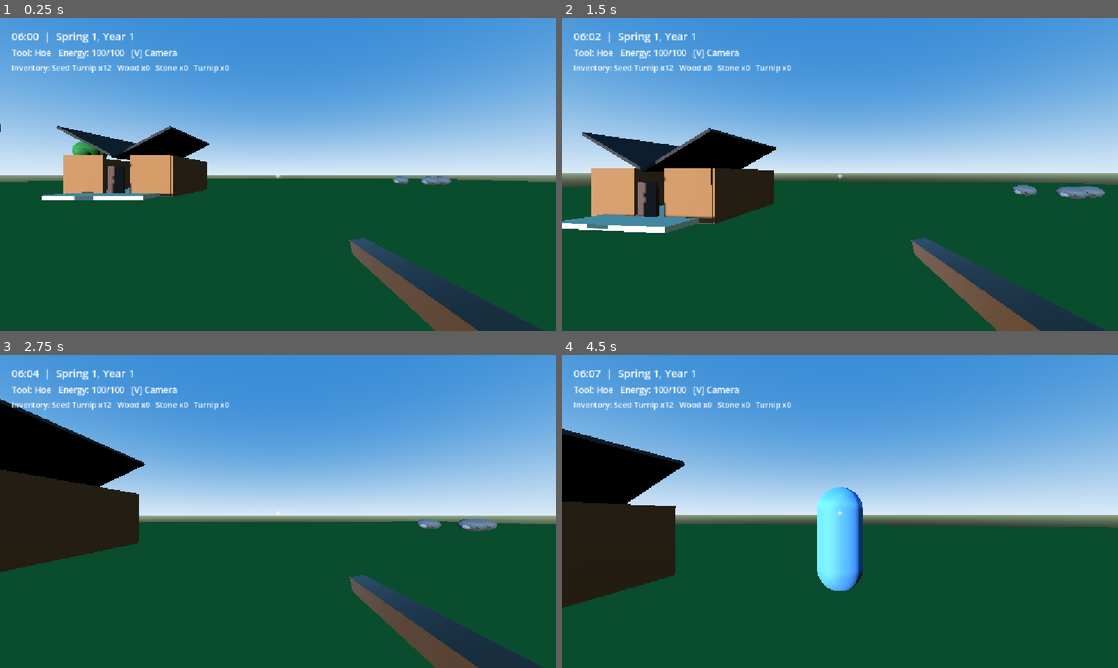
Above: before the commit, frames 1-4 (two rows, left to right).
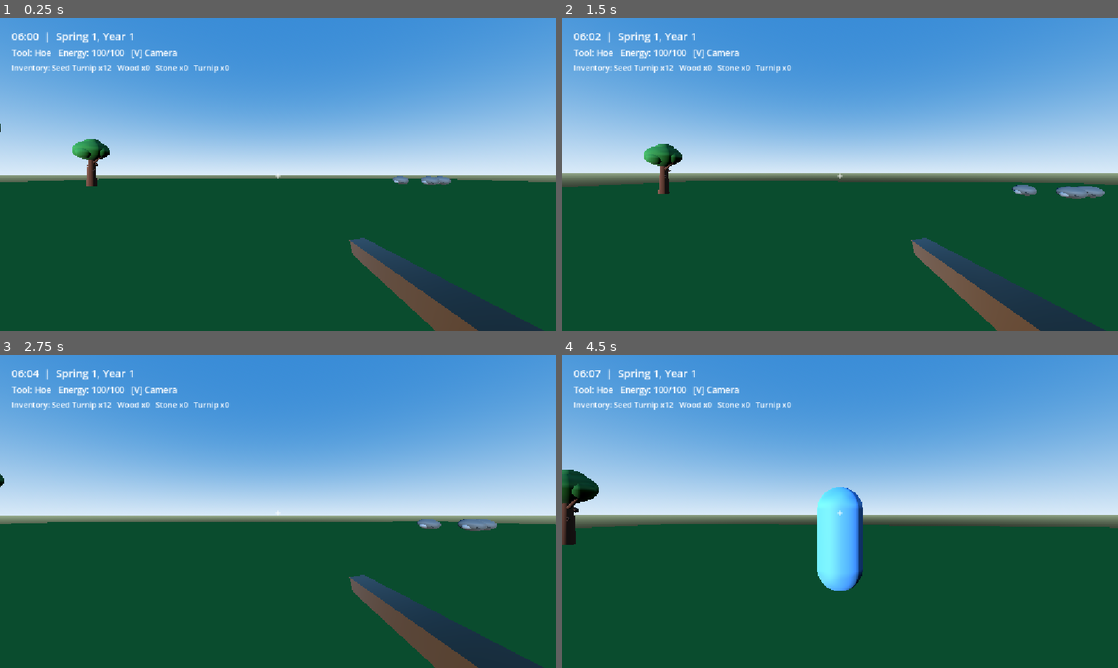
Above: after the commit, the same moments.

Repository: Sanoha0/Farming-3D
Game: Godot game, scene res://scenes/world/MainFarm.tscn
The game is run twice, just before and just after one commit, with the same random seed, the same clock (stepped at 60 frames per second) and the same inputs.
Inputs (mouse positions are in pixels of both pictures, inside the frame that each line leads up to):
- Up to frame 1 (0.25 s): no input
- Up to frame 2 (1.5 s): tap Enter at 0.5 s; move the mouse to (867, 174) at 0.52 s; hold W (move_forward) from 0.53 s (still down); tap E (interact) at 0.6 s; click (867, 174) at 0.67 s; tap Space (jump) at 0.77 s; move the mouse to (812, 174) at 1.27 s; tap F (plant) at 1.35 s
- Up to frame 3 (2.75 s): keep holding W (move_forward); tap Space (jump) at 1.52 s; move the mouse to (289, 505) at 2.02 s; hold Shift (sprint) from 2.03 s (still down)
- Up to frame 4 (4.5 s): keep holding W (move_forward); tap Space (jump) at 2.75, 3.02, 3.77 s; move the mouse to (834, 517) at 2.77 s; release Shift (sprint) at 2.78 s; tap V (toggle_camera) at 2.85 s; click (834, 517) at 2.92 s; move the mouse to (878, 514) at 3.52 s; tap 4 (tool_axe) at 3.6 s; move the mouse to (795, 508) at 4.27 s; tap 1 (tool_hoe) at 4.35 s

The runs differ from the first frame. In frame 1, 4.9% of the frame differs, in the area x 7-38%, y 34-59%; in frame 2, 8.6%; in frame 3, 9.9%, in the area x 0-27%, y 14-70%; in frame 4, 8.8%.

Commit message:
Replace bare cabin blockout with detailed editable cabin proxy

Diff:
--- a/scenes/buildings/Cabin.tscn
+++ b/scenes/buildings/Cabin.tscn
@@ -1,25 +1,44 @@
-[gd_scene load_steps=10 format=3]
+[gd_scene load_steps=13 format=3]
 
 [ext_resource type="Script" path="res://scripts/world/door.gd" id="1_door"]
 
 [sub_resource type="BoxMesh" id="UnitBox"]
 size = Vector3(1, 1, 1)
 
+[sub_resource type="CylinderMesh" id="PostMesh"]
+top_radius = 0.10
+bottom_radius = 0.12
+height = 2.7
+radial_segments = 48
+rings = 4
+
 [sub_resource type="StandardMaterial3D" id="WoodMat"]
-albedo_color = Color(0.47, 0.28, 0.13, 1)
-roughness = 0.88
+albedo_color = Color(0.39, 0.21, 0.10, 1)
+roughness = 0.9
+
+[sub_resource type="SidingMaterial" id="Unused"]
 
 [sub_resource type="StandardMaterial3D" id="TrimMat"]
-albedo_color = Color(0.78, 0.72, 0.57, 1)
-roughness = 0.8
+albedo_color = Color(0.84, 0.79, 0.65, 1)
+roughness = 0.78
 
 [sub_resource type="StandardMaterial3D" id="RoofMat"]
-albedo_color = Color(0.16, 0.13, 0.12, 1)
-roughness = 0.94
+albedo_color = Color(0.095, 0.085, 0.08, 1)
+roughness = 0.96
 
 [sub_resource type="StandardMaterial3D" id="DoorMat"]
-albedo_color = Color(0.25, 0.12, 0.055, 1)
-roughness = 0.8
+albedo_color = Color(0.20, 0.085, 0.035, 1)
+roughness = 0.82
+
+[sub_resource type="StandardMaterial3D" id="GlassMat"]
+albedo_color = Color(0.17, 0.34, 0.42, 1)
+metallic = 0.15
+roughness = 0.2
+
+[sub_resource type="StandardMaterial3D" id="MetalMat"]
+albedo_color = Color(0.08, 0.075, 0.07, 1)
+metallic = 0.72
+roughness = 0.35
 
 [sub_resource type="BoxShape3D" id="SideWallShape"]
 size = Vector3(0.25, 3.1, 7.0)
@@ -60,31 +79,33 @@
 position = Vector3(2.5, 1.55, 3.5)
 shape = SubResource("FrontSegmentShape")
 
-[node name="LeftWall" type="MeshInstance3D" parent="Structure"]
+[node name="Shell" type="Node3D" parent="."]
+
+[node name="LeftWall" type="MeshInstance3D" parent="Shell"]
 position = Vector3(-4, 1.55, 0)
 scale = Vector3(0.25, 3.1, 7)
 mesh = SubResource("UnitBox")
 material_override = SubResource("WoodMat")
 
-[node name="RightWall" type="MeshInstance3D" parent="Structure"]
+[node name="RightWall" type="MeshInstance3D" parent="Shell"]
 position = Vector3(4, 1.55, 0)
 scale = Vector3(0.25, 3.1, 7)
 mesh = SubResource("UnitBox")
 material_override = SubResource("WoodMat")
 
-[node name="BackWall" type="MeshInstance3D" parent="Structure"]
+[node name="BackWall" type="MeshInstance3D" parent="Shell"]
 position = Vector3(0, 1.55, -3.5)
 scale = Vector3(8, 3.1, 0.25)
 mesh = SubResource("UnitBox")
 material_override = SubResource("WoodMat")
 
-[node name="FrontLeft" type="MeshInstance3D" parent="Structure"]
+[node name="FrontLeft" type="MeshInstance3D" parent="Shell"]
 position = Vector3(-2.5, 1.55, 3.5)
 scale = Vector3(3, 3.1, 0.25)
 mesh = SubResource("UnitBox")
 material_override = SubResource("WoodMat")
 
-[node name="FrontRight" type="MeshInstance3D" parent="Structure"]
+[node name="FrontRight" type="MeshInstance3D" parent="Shell"]
 position = Vector3(2.5, 1.55, 3.5)
 scale = Vector3(3, 3.1, 0.25)
 mesh = SubResource("UnitBox")
@@ -99,20 +120,168 @@
 [node name="RoofLeft" type="MeshInstance3D" parent="."]
 position = Vector3(-2.05, 4.05, 0)
 rotation = Vector3(0, 0, -0.48)
-scale = Vector3(4.75, 0.18, 7.8)
+scale = Vector3(4.85, 0.24, 7.9)
 mesh = SubResource("UnitBox")
 material_override = SubResource("RoofMat")
 
 [node name="RoofRight" type="MeshInstance3D" parent="."]
 position = Vector3(2.05, 4.05, 0)
 rotation = Vector3(0, 0, 0.48)
-scale = Vector3(4.75, 0.18, 7.8)
+scale = Vector3(4.85, 0.24, 7.9)
 mesh = SubResource("UnitBox")
 material_override = SubResource("RoofMat")
+
+[node name="RidgeCap" type="MeshInstance3D" parent="."]
+position = Vector3(0, 5.12, 0)
+scale = Vector3(0.24, 0.24, 8.0)
+mesh = SubResource("UnitBox")
+material_override = SubResource("MetalMat")
+
+[node name="FasciaFront" type="MeshInstance3D" parent="."]
+position = Vector3(0, 3.18, 3.92)
+scale = Vector3(8.7, 0.18, 0.16)
+mesh = SubResource("UnitBox")
+material_override = SubResource("TrimMat")
+
+[node name="FasciaBack" type="MeshInstance3D" parent="."]
+position = Vector3(0, 3.18, -3.92)
+scale = Vector3(8.7, 0.18, 0.16)
+mesh = SubResource("UnitBox")
+material_override = SubResource("TrimMat")
+
+[node name="Chimney" type="MeshInstance3D" parent="."]
+position = Vector3(2.3, 4.55, -1.15)
+scale = Vector3(0.58, 2.2, 0.58)
+mesh = SubResource("UnitBox")
+material_override = SubResource("MetalMat")
 
 [node name="Porch" type="MeshInstance3D" parent="."]
 position = Vector3(0, 0.18, 4.5)
-scale = Vector3(6.5, 0.28, 2.0)
+scale = Vector3(6.8, 0.28, 2.2)
+mesh = SubResource("UnitBox")
+material_override = SubResource("TrimMat")
+
+[node name="FrontStep" type="MeshInstance3D" parent="."]
+position = Vector3(0, 0.09, 5.72)
+scale = Vector3(2.4, 0.18, 0.55)
+mesh = SubResource("UnitBox")
+material_override = SubResource("TrimMat")
+
+[node name="PorchPostL" type="MeshInstance3D" parent="."]
+position = Vector3(-2.85, 1.52, 4.85)
+mesh = SubResource("PostMesh")
+material_override = SubResource("TrimMat")
+
+[node name="PorchPostR" type="MeshInstance3D" parent="."]
+position = Vector3(2.85, 1.52, 4.85)
+mesh = SubResource("PostMesh")
+material_override = SubResource("TrimMat")
+
+[node name="PorchBeam" type="MeshInstance3D" parent="."]
+position = Vector3(0, 2.9, 4.85)
+scale = Vector3(6.2, 0.18, 0.18)
+mesh = SubResource("UnitBox")
+material_override = SubResource("TrimMat")
+
+[node name="WindowLeftGlass" type="MeshInstance3D" parent="."]
+position = Vector3(-2.35, 1.75, 3.64)
+scale = Vector3(1.35, 1.35, 0.05)
+mesh = SubResource("UnitBox")
+material_override = SubResource("GlassMat")
+
+[node name="WindowLeftTop" type="MeshInstance3D" parent="."]
+position = Vector3(-2.35, 2.47, 3.70)
+scale = Vector3(1.65, 0.12, 0.10)
+mesh = SubResource("UnitBox")
+material_override = SubResource("TrimMat")
+
+[node name="WindowLeftBottom" type="MeshInstance3D" parent="."]
+position = Vector3(-2.35, 1.03, 3.70)
+scale = Vector3(1.65, 0.12, 0.10)
+mesh = SubResource("UnitBox")
+material_override = SubResource("TrimMat")
+
+[node name="WindowLeftSideA" type="MeshInstance3D" parent="."]
+position = Vector3(-3.12, 1.75, 3.70)
+scale = Vector3(0.12, 1.55, 0.10)
+mesh = SubResource("UnitBox")
+material_override = SubResource("TrimMat")
+
+[node name="WindowLeftSideB" type="MeshInstance3D" parent="."]
+position = Vector3(-1.58, 1.75, 3.70)
+scale = Vector3(0.12, 1.55, 0.10)
+mesh = SubResource("UnitBox")
+material_override = SubResource("TrimMat")
+
+[node name="WindowLeftMullionV" type="MeshInstance3D" parent="."]
+position = Vector3(-2.35, 1.75, 3.71)
+scale = Vector3(0.08, 1.34, 0.08)
+mesh = SubResource("UnitBox")
+material_override = SubResource("TrimMat")
+
+[node name="WindowLeftMullionH" type="MeshInstance3D" parent="."]
+position = Vector3(-2.35, 1.75, 3.71)
+scale = Vector3(1.35, 0.08, 0.08)
+mesh = SubResource("UnitBox")
+material_override = SubResource("TrimMat")
+
+[node name="WindowRightGlass" type="MeshInstance3D" parent="."]
+position = Vector3(2.35, 1.75, 3.64)
+scale = Vector3(1.35, 1.35, 0.05)
+mesh = SubResource("UnitBox")
+material_override = SubResource("GlassMat")
+
+[node name="WindowRightTop" type="MeshInstance3D" parent="."]
+position = Vector3(2.35, 2.47, 3.70)
+scale = Vector3(1.65, 0.12, 0.10)
+mesh = SubResource("UnitBox")
+material_override = SubResource("TrimMat")
+
+[node name="WindowRightBottom" type="MeshInstance3D" parent="."]
+position = Vector3(2.35, 1.03, 3.70)
+scale = Vector3(1.65, 0.12, 0.10)
+mesh = SubResource("UnitBox")
+material_override = SubResource("TrimMat")
+
+[node name="WindowRightSideA" type="MeshInstance3D" parent="."]
+position = Vector3(1.58, 1.75, 3.70)
+scale = Vector3(0.12, 1.55, 0.10)
+mesh = SubResource("UnitBox")
+material_override = SubResource("TrimMat")
+
+[node name="WindowRightSideB" type="MeshInstance3D" parent="."]
+position = Vector3(3.12, 1.75, 3.70)
+scale = Vector3(0.12, 1.55, 0.10)
+mesh = SubResource("UnitBox")
+material_override = SubResource("TrimMat")
+
+[node name="WindowRightMullionV" type="MeshInstance3D" parent="."]
+position = Vector3(2.35, 1.75, 3.71)
+scale = Vector3(0.08, 1.34, 0.08)
+mesh = SubResource("UnitBox")
+material_override = SubResource("TrimMat")
+
+[node name="WindowRightMullionH" type="MeshInstance3D" parent="."]
+position = Vector3(2.35, 1.75, 3.71)
+scale = Vector3(1.35, 0.08, 0.08)
+mesh = SubResource("UnitBox")
+material_override = SubResource("TrimMat")
+
+[node name="DoorTrimTop" type="MeshInstance3D" parent="."]
+position = Vector3(0, 2.43, 3.74)
+scale = Vector3(1.55, 0.12, 0.12)
+mesh = SubResource("UnitBox")
+material_override = SubResource("TrimMat")
+
+[node name="DoorTrimL" type="MeshInstance3D" parent="."]
+position = Vector3(-0.72, 1.25, 3.74)
+scale = Vector3(0.12, 2.45, 0.12)
+mesh = SubResource("UnitBox")
+material_override = SubResource("TrimMat")
+
+[node name="DoorTrimR" type="MeshInstance3D" parent="."]
+position = Vector3(0.72, 1.25, 3.74)
+scale = Vector3(0.12, 2.45, 0.12)
 mesh = SubResource("UnitBox")
 material_override = SubResource("TrimMat")
 
@@ -129,3 +298,21 @@
 scale = Vector3(1.15, 2.25, 0.16)
 mesh = SubResource("UnitBox")
 material_override = SubResource("DoorMat")
+
+[node name="DoorPanelTop" type="MeshInstance3D" parent="Door"]
+position = Vector3(0.575, 0.48, 0.10)
+scale = Vector3(0.82, 0.58, 0.05)
+mesh = SubResource("UnitBox")
+material_override = SubResource("TrimMat")
+
+[node name="DoorPanelBottom" type="MeshInstance3D" parent="Door"]
+position = Vector3(0.575, -0.42, 0.10)
+scale = Vector3(0.82, 0.72, 0.05)
+mesh = SubResource("UnitBox")
+material_override = SubResource("TrimMat")
+
+[node name="Handle" type="MeshInstance3D" parent="Door"]
+position = Vector3(1.00, 0, 0.16)
+scale = Vector3(0.07, 0.07, 0.07)
+mesh = SubResource("PostMesh")
+material_override = SubResource("MetalMat")
